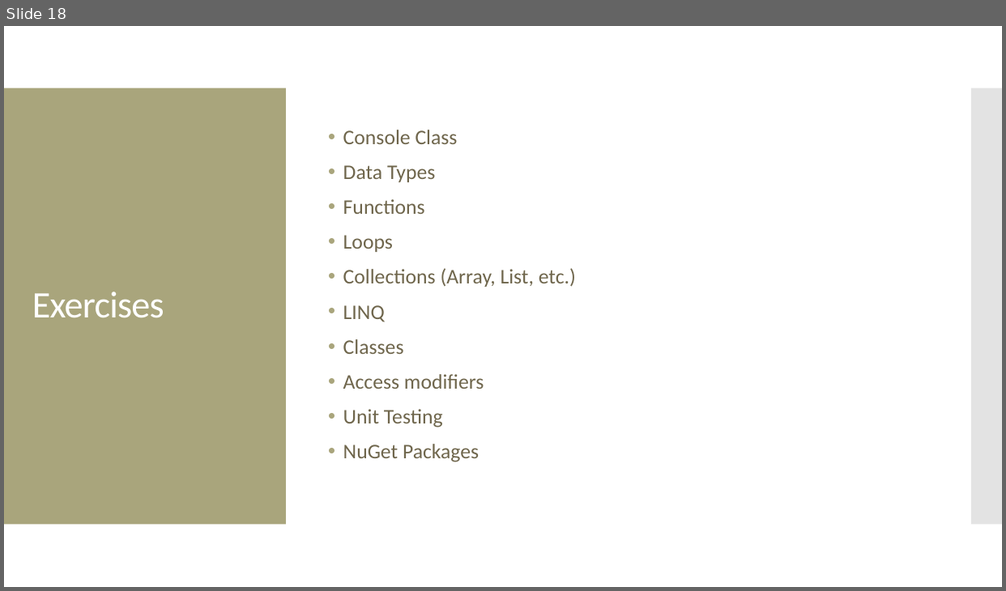
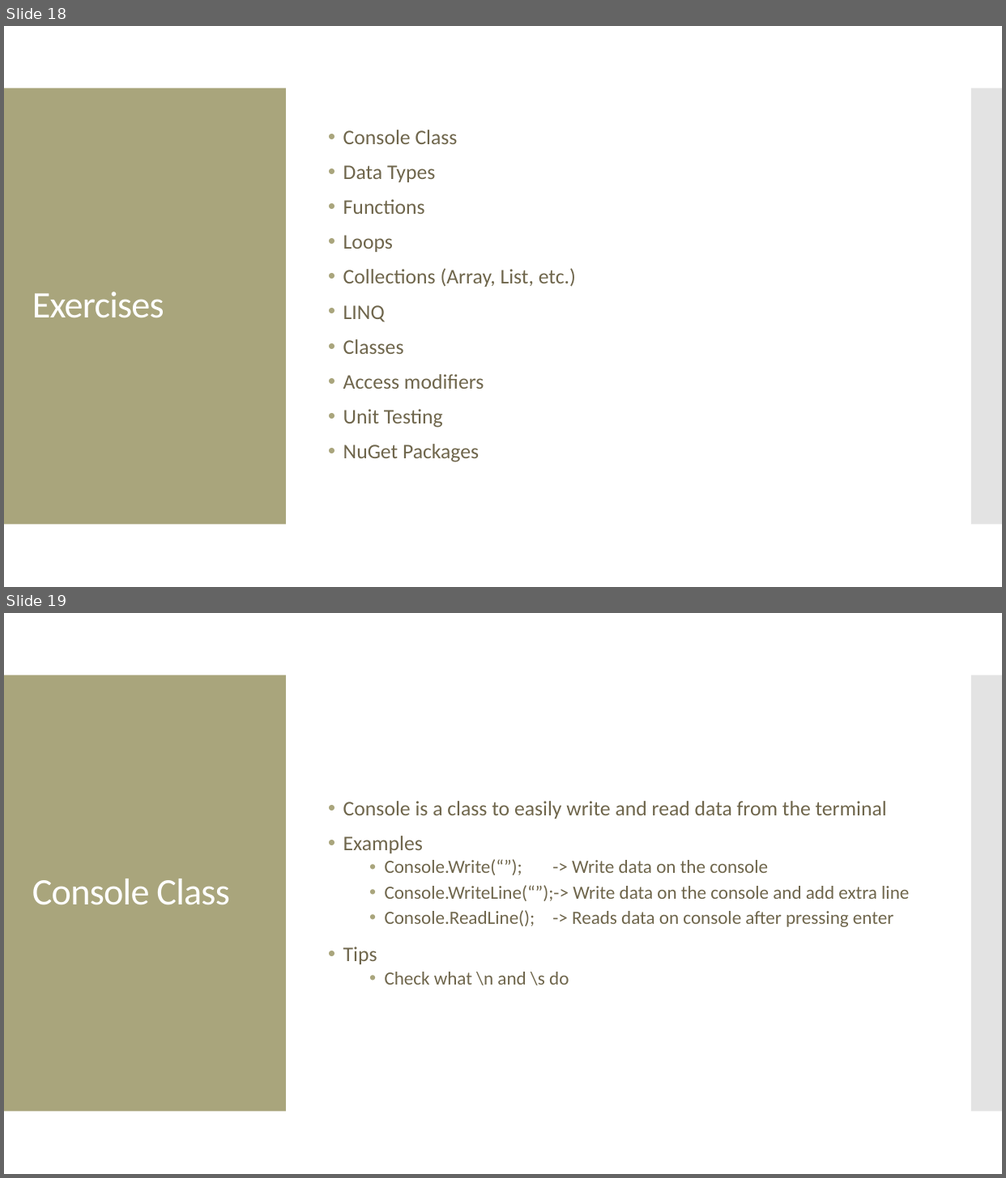
Before and after one commit to Manny-Apsel/.NET-C-Workshop, a slide deck: Presentation.pptx. Shown one above the other, each under a label of ours: slide 18 before the commit, slides 18 and 19 after it. The pictures are 1006x591 and 1006x1178 pixels, drawn with LibreOffice and Linux fonts; fonts in the diff are those of the drawing. Boxes give left, top, right and bottom in pixels: in the first picture for what was removed or moved away, otherwise in the second. Text is boxed around its words. In the diff, an @@ line names an element or a change of style, - is before the commit and + after.

Commit message:
finished console class exercises

```diff
--- a/Presentation.pptx
+++ b/Presentation.pptx
@@ slide 19 added at box(4, 613, 1002, 1174), background #FFFFFF; not listed: 2 template elements that a slide beside it also shows @@
@@ text added at box(343, 801, 909, 986), 18 pt, text #6F664C @@
+• Console is a class to easily write and read data from the terminal
+• Examples
+  • Console.Write(“”); -> Write data on the console
+  • Console.WriteLine(“”);-> Write data on the console and add extra line
+  • Console.ReadLine(); -> Reads data on console after pressing enter
+• Tips
+  • Check what \n and \s do
@@ title added at box(32, 879, 229, 905), 36 pt, text #FFFFFF @@
+Console Class
```
Also in this commit, not shown: 1 slide changed, 1 other slide added.
